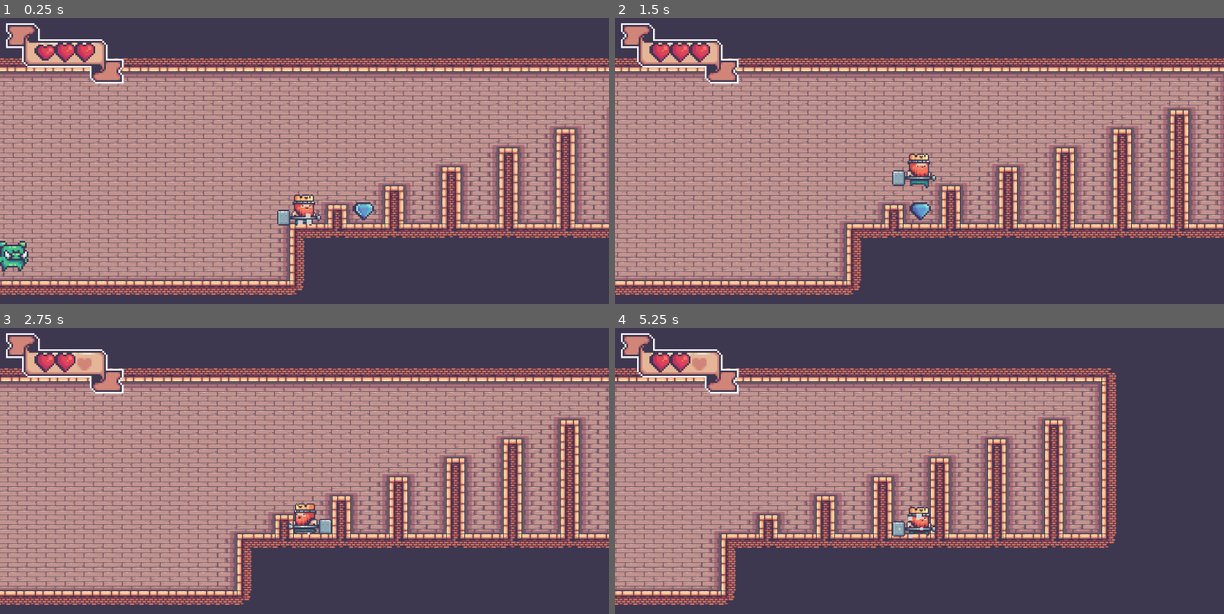
Above: before the commit, frames 1-4 (two rows, left to right).
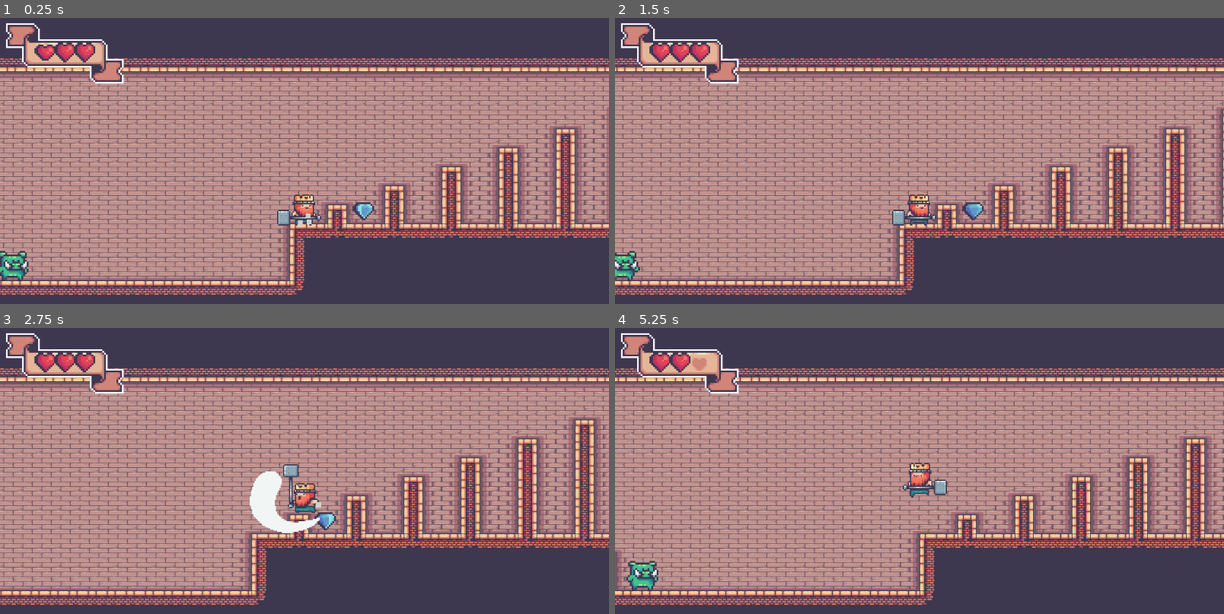
Above: after the commit, the same moments.

Repository: haihala/VIM.MT.310-Game-Project-2
Game: Godot game, scene res://scenes/MainScene.tscn
Same seed, same stepped clock (60 frames per second), same inputs: the game is played once before the commit and once after it.
Inputs:
- Up to frame 1 (0.25 s): no input
- Up to frame 2 (1.5 s): hold Space (attack, bound only after the commit) 0.53-1.28 s; hold Right (move_right) from 0.53 s (still down); tap Up (jump) at 0.77 s; tap Space (attack, bound only after the commit) at 1.35 s
- Up to frame 3 (2.75 s): tap Up (jump) at 1.52 s; release Right (move_right) at 2.03 s; hold Left (move_left) from 2.03 s (still down); hold Space (attack, bound only after the commit) from 2.03 s (still down)
- Up to frame 4 (5.25 s): release Left (move_left) at 2.78 s; release Space (attack, bound only after the commit) at 2.78 s; hold Right (move_right) 2.78-4.28 s; tap Space (attack, bound only after the commit) at 2.85, 4.35 s; tap Up (jump) at 3.02, 3.77, 4.52 s; hold Space (attack, bound only after the commit) 3.53-4.28 s; hold Left (move_left) 4.28-5.03 s; hold Right (move_right) from 5.03 s (still down); hold Space (attack, bound only after the commit) from 5.03 s (still down)

The runs differ from the first frame. In frame 1, 0.6% of the frame differs, in the area x 0-60%, y 65-92%; in frame 2, 24%; in frame 3, 24%; in frame 4, 38%, in the area x 0-100%, y 14-97%.

Commit message:
Add an attack that knocks up the pig

Diff:
--- a/other/player_animation.tres
+++ b/other/player_animation.tres
@@ -6,6 +6,19 @@
 [ext_resource path="res://assets/kings_and_pigs/01-King Human/Dead (78x58).png" type="Texture" id=4]
 [ext_resource path="res://assets/kings_and_pigs/01-King Human/Fall (78x58).png" type="Texture" id=5]
 [ext_resource path="res://assets/kings_and_pigs/01-King Human/Ground (78x58).png" type="Texture" id=6]
+[ext_resource path="res://assets/kings_and_pigs/01-King Human/Attack (78x58).png" type="Texture" id=7]
+
+[sub_resource type="AtlasTexture" id=26]
+atlas = ExtResource( 7 )
+region = Rect2( 0, 0, 78, 58 )
+
+[sub_resource type="AtlasTexture" id=27]
+atlas = ExtResource( 7 )
+region = Rect2( 78, 0, 78, 58 )
+
+[sub_resource type="AtlasTexture" id=25]
+atlas = ExtResource( 7 )
+region = Rect2( 156, 0, 78, 58 )
 
 [sub_resource type="AtlasTexture" id=1]
 atlas = ExtResource( 4 )
@@ -105,6 +118,11 @@
 
 [resource]
 animations = [ {
+"frames": [ SubResource( 26 ), SubResource( 27 ), SubResource( 25 ) ],
+"loop": true,
+"name": "attack",
+"speed": 10.0
+}, {
 "frames": [ SubResource( 1 ), SubResource( 2 ), SubResource( 3 ), SubResource( 4 ) ],
 "loop": false,
 "name": "die",
@@ -121,7 +139,7 @@
 "speed": 5.0
 }, {
 "frames": [ ExtResource( 6 ), SubResource( 16 ) ],
-"loop": true,
+"loop": false,
 "name": "jump",
 "speed": 5.0
 }, {
--- a/project.godot
+++ b/project.godot
@@ -63,6 +63,11 @@
 "events": [ Object(InputEventKey,"resource_local_to_scene":false,"resource_name":"","device":0,"alt":false,"shift":false,"control":false,"meta":false,"command":false,"pressed":false,"scancode":16777232,"physical_scancode":0,"unicode":0,"echo":false,"script":null)
  ]
 }
+attack={
+"deadzone": 0.5,
+"events": [ Object(InputEventKey,"resource_local_to_scene":false,"resource_name":"","device":0,"alt":false,"shift":false,"control":false,"meta":false,"command":false,"pressed":false,"scancode":32,"physical_scancode":0,"unicode":0,"echo":false,"script":null)
+ ]
+}
 
 [physics]
 
--- a/scenes/Coin.tscn
+++ b/scenes/Coin.tscn
@@ -65,7 +65,7 @@
 [node name="AnimatedSprite" type="AnimatedSprite" parent="."]
 scale = Vector2( 3, 3 )
 frames = SubResource( 12 )
-frame = 4
+frame = 5
 playing = true
 offset = Vector2( -2, 1 )
 
--- a/scenes/Pig.tscn
+++ b/scenes/Pig.tscn
@@ -60,15 +60,16 @@
 height = 6.0
 
 [node name="Pig" type="RigidBody2D"]
-collision_layer = 0
+collision_layer = 4
 mode = 2
+gravity_scale = 7.0
 script = ExtResource( 2 )
 
 [node name="AnimatedSprite" type="AnimatedSprite" parent="."]
 scale = Vector2( 3, 3 )
 frames = SubResource( 12 )
 animation = "idle"
-frame = 1
+frame = 2
 playing = true
 offset = Vector2( -3, -6 )
 
--- a/scenes/Player.tscn
+++ b/scenes/Player.tscn
@@ -9,6 +9,8 @@
 [ext_resource path="res://scripts/player/RunState.gd" type="Script" id=7]
 [ext_resource path="res://scripts/player/FootstepPlayer.gd" type="Script" id=8]
 [ext_resource path="res://assets/kenney_rgpaudio/footstep00.ogg" type="AudioStream" id=9]
+[ext_resource path="res://scripts/player/AttackState.gd" type="Script" id=10]
+[ext_resource path="res://scripts/Hitbox.gd" type="Script" id=11]
 
 [sub_resource type="CapsuleShape2D" id=1]
 radius = 18.0
@@ -46,6 +48,10 @@
 scale_random = 0.5
 color = Color( 0.819608, 0.819608, 0.819608, 1 )
 
+[sub_resource type="CapsuleShape2D" id=6]
+radius = 58.0
+height = 18.0
+
 [node name="Player" type="KinematicBody2D"]
 collision_layer = 2
 collision_mask = 11
@@ -78,11 +84,14 @@
 script = ExtResource( 5 )
 animation = "die"
 
+[node name="Attack" type="Node" parent="StateMachine"]
+script = ExtResource( 10 )
+animation = "attack"
+
 [node name="AnimatedSprite" type="AnimatedSprite" parent="."]
 scale = Vector2( 2, 2 )
 frames = ExtResource( 1 )
-animation = "run"
-frame = 6
+animation = "attack"
 playing = true
 offset = Vector2( 7, 0 )
 
@@ -114,3 +123,16 @@
 [node name="FootstepPlayer" type="AudioStreamPlayer2D" parent="."]
 stream = ExtResource( 9 )
 script = ExtResource( 8 )
+
+[node name="Hitbox" type="Area2D" parent="."]
+collision_layer = 0
+collision_mask = 4
+script = ExtResource( 11 )
+
+[node name="CollisionShape2D" type="CollisionShape2D" parent="Hitbox"]
+position = Vector2( 28, 3 )
+rotation = 1.5708
+shape = SubResource( 6 )
+
+[connection signal="body_entered" from="Hitbox" to="Hitbox" method="_on_Hitbox_body_entered"]
+[connection signal="body_exited" from="Hitbox" to="Hitbox" method="_on_Hitbox_body_exited"]
--- /dev/null
+++ b/scripts/Hitbox.gd
@@ -0,0 +1,18 @@
+extends Area2D
+
+var enemies_in_range = []
+
+
+
+func hit():
+	for enemy in enemies_in_range:
+		enemy.take_damage()
+
+# Only enemies are on the layer this can hit
+func _on_Hitbox_body_entered(body):
+	enemies_in_range.append(body)
+
+
+func _on_Hitbox_body_exited(body):
+	var index = enemies_in_range.find(body)
+	enemies_in_range.remove(index)
--- a/scripts/Pig.gd
+++ b/scripts/Pig.gd
@@ -5,3 +5,9 @@
 
 func _physics_process(_delta):
 	SpriteUtils.flip_sprite(sprite, position.x < player.position.x)
+
+
+
+func take_damage():
+	print("Hit")
+	apply_impulse(Vector2(0, 0), Vector2(0, -500))
--- /dev/null
+++ b/scripts/player/AttackState.gd
@@ -0,0 +1,8 @@
+extends PlayerState
+
+onready var hitbox = get_node("../../Hitbox")
+
+func enter():
+	.enter()
+	hitbox.hit()
+	# TODO: Play sound
--- a/scripts/player/Player.gd
+++ b/scripts/player/Player.gd
@@ -39,7 +39,8 @@
 	handle_landing()
 	handle_falling()
 	handle_movement(delta)
-	flip_sprite()
+	handle_attacking()
+	flip_character()
 
 func handle_movement(delta):
 	var influence = 0
@@ -102,14 +103,24 @@
 		if direction == 0 and state_machine.current == $StateMachine/Run:
 			state_machine.set_state($StateMachine/Idle)
 
-func flip_sprite():
+func handle_attacking():
+	if Input.is_action_pressed("attack"):
+		if state_machine.current != $StateMachine/Attack:
+			if is_on_floor():
+				# Only attacking on the floor for now
+				state_machine.set_state($StateMachine/Attack)
+				state_after_animation = $StateMachine/Idle
+
+func flip_character():
 	if abs(vel.x) > 0:
 		SpriteUtils.flip_sprite(sprite, vel.x < 0)
+		$Hitbox.scale.x = sign(vel.x)
 
 
 func can_move():
+	var mid_attack = state_machine.current == $StateMachine/Attack
 	var mid_landing = state_machine.current == $StateMachine/Land
-	return not (is_dead() or mid_landing)
+	return not (is_dead() or mid_landing or mid_attack)
 
 func is_dead():
 	return state_machine.current == $StateMachine/Die
Not shown: 1 places in other/player_animation.tres that only renumber resources
Not shown: 1 places in scenes/Player.tscn that only renumber resources
